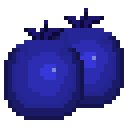
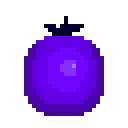
Layer changes from the first w=128, h=128 image to the second:
painted on "Layer 2" (in "Bleuet") over [4, 36, 104, 120]
painted on "Layer 4" (in "Bleuet") over [24, 16, 84, 48]
removed group "Bleuet copy" (2 layers) over [44, 8, 124, 108]
removed layer "Layer 2" (2nd of 2, in "Bleuet copy") from group "Bleuet copy" over [44, 28, 124, 108]
removed layer "Layer 4" (2nd of 2, in "Bleuet copy") from group "Bleuet copy" over [64, 8, 104, 36]
